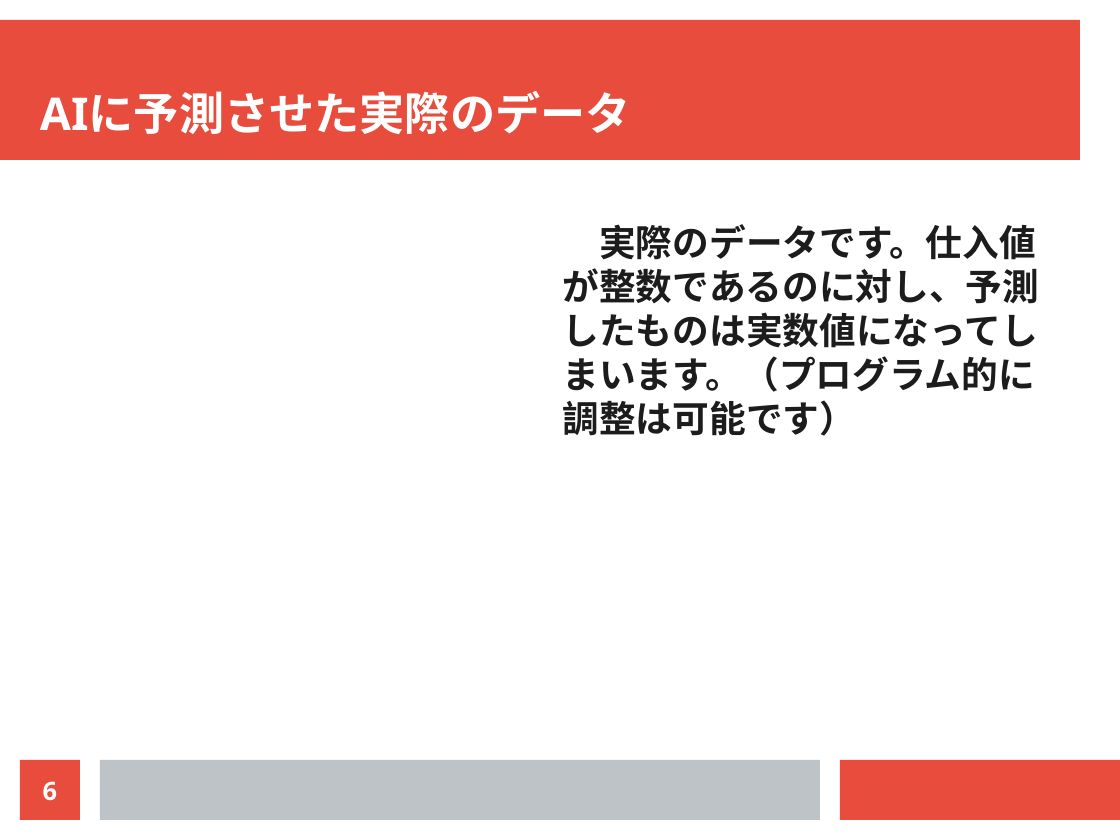
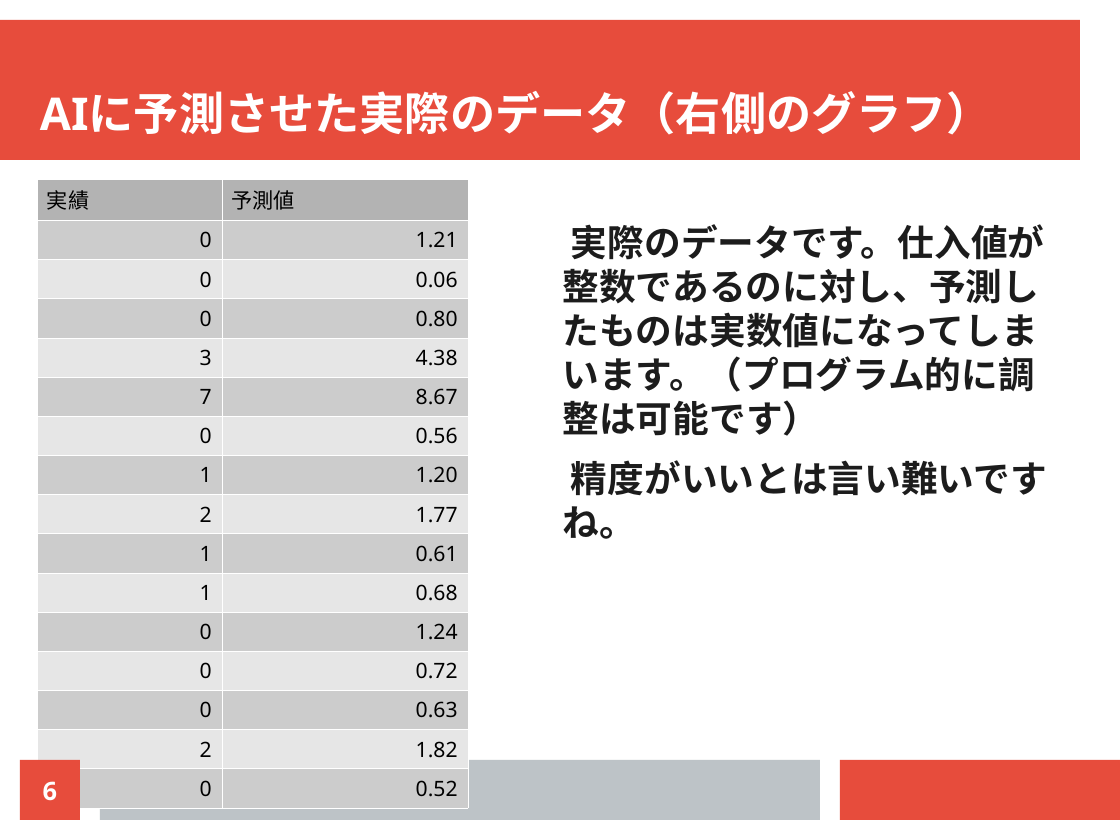
Before and after one commit to ducksfrogs/AIQuest, a slide deck: slide 6 of pbl01_2/docs/presen2.odp. Drawn at 1120x840 pixels with LibreOffice and Linux fonts; fonts in the diff are those of the drawing. Boxes give left, top, right and bottom in pixels: in the first picture for what was removed or moved away, otherwise in the second. Text is boxed around its words. In the diff, an @@ line names an element or a change of style, - is before the commit and + after.

```diff
--- a/pbl01_2/docs/presen2.odp
+++ b/pbl01_2/docs/presen2.odp
@@ title at box(40, 91, 992, 135): text changed @@
-AIに予測させた実際のデータ
+AIに予測させた実際のデータ（右側のグラフ）
@@ table added at box(37, 179, 468, 801), 16 rows, 2 columns @@
+実績 | 予測値
+0 | 1.21
+0 | 0.06
+0 | 0.80
+3 | 4.38
+7 | 8.67
+0 | 0.56
+1 | 1.20
+2 | 1.77
+1 | 0.61
+1 | 0.68
+0 | 1.24
+0 | 0.72
+0 | 0.63
+2 | 1.82
+0 | 0.52
@@ text at box(563, 460, 1047, 539): paragraph added @@
+精度がいいとは言い難いですね。
```
Also in this commit, not shown: 1 other slide changed, 1 slide added, 1 slide removed, 6 other files.
